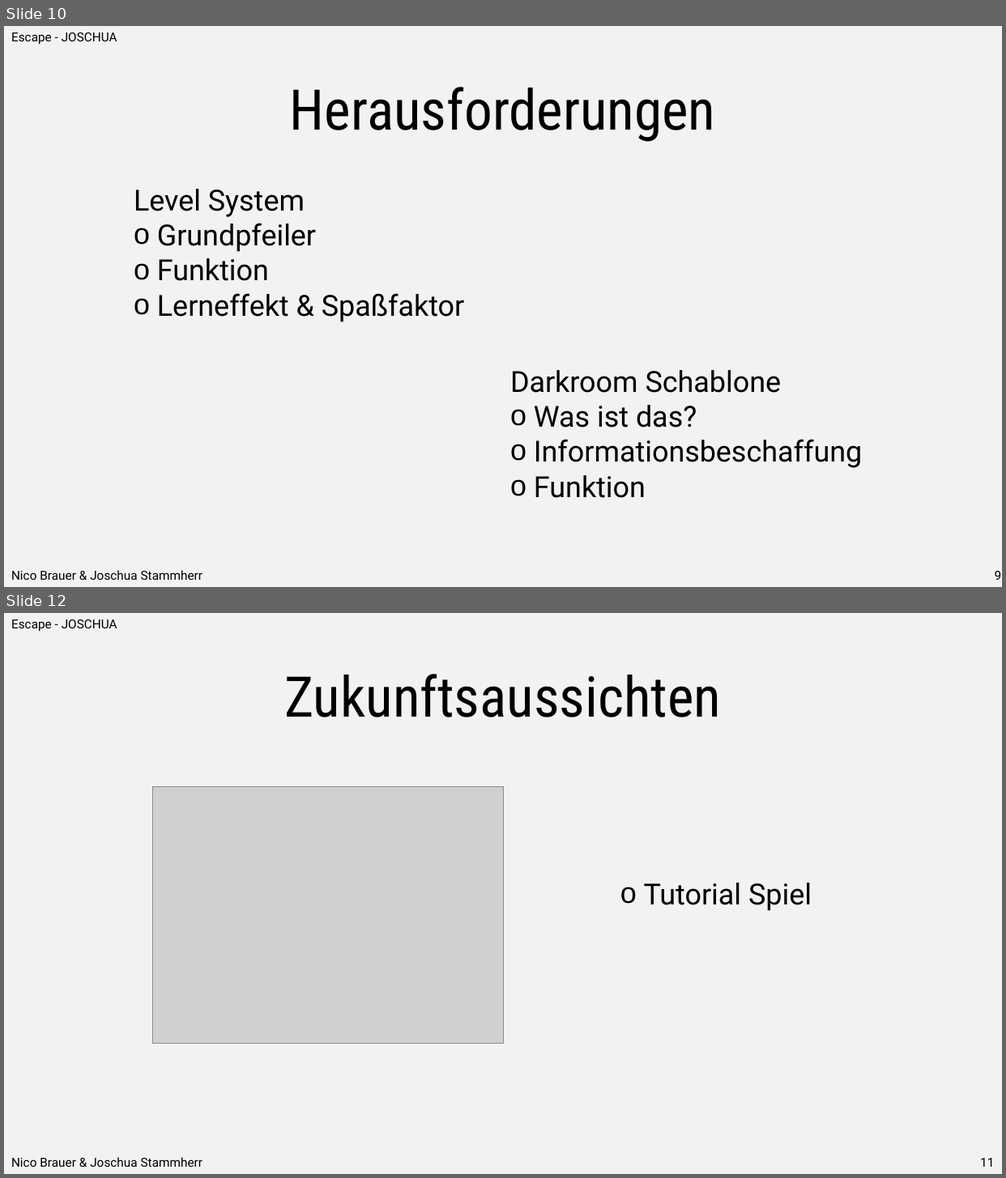
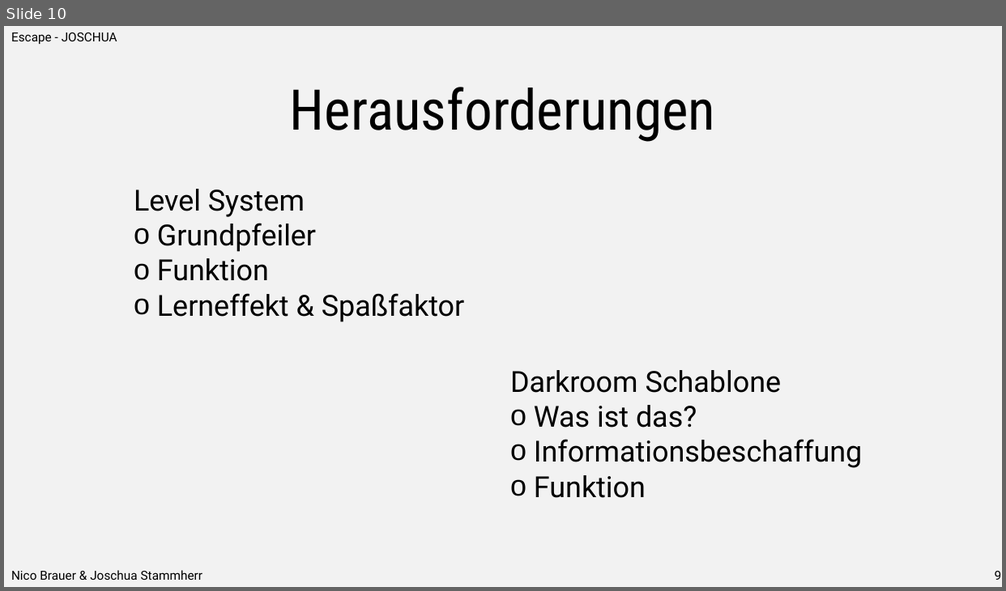
Before and after one commit to nico-nlm/Escape-JOSCHUA, a slide deck: dokumente/Präsentation.pptx. Shown one above the other, each under a label of ours: slides 10 and 12 before the commit, slide 10 after it; the slides between them are not shown. The pictures are 1006x1178 and 1006x591 pixels, drawn with LibreOffice and Linux fonts; fonts in the diff are those of the drawing; grey boxes stand for pictures. Boxes give left, top, right and bottom in pixels: in the first picture for what was removed or moved away, otherwise in the second. Text is boxed around its words. In the diff, an @@ line names an element or a change of style, - is before the commit and + after.

```diff
--- a/dokumente/Präsentation.pptx
+++ b/dokumente/Präsentation.pptx
@@ slide 12 removed at (4,613,1002,1174), background #F2F2F2 @@
@@ text removed at (11,619,117,631) @@
-Escape - JOSCHUA
@@ text removed at (284,674,721,717) @@
-Zukunftsaussichten
@@ picture removed at (153,786,503,1043) @@
@@ text removed at (644,883,812,911) @@
-o Tutorial Spiel
@@ text removed at (11,1157,203,1167) @@
-Nico Brauer & Joschua Stammherr
@@ text removed at (980,1158,994,1167) @@
-11
```
Also in this commit, not shown: 3 slides changed, 1 other slide removed, 4 other files.
